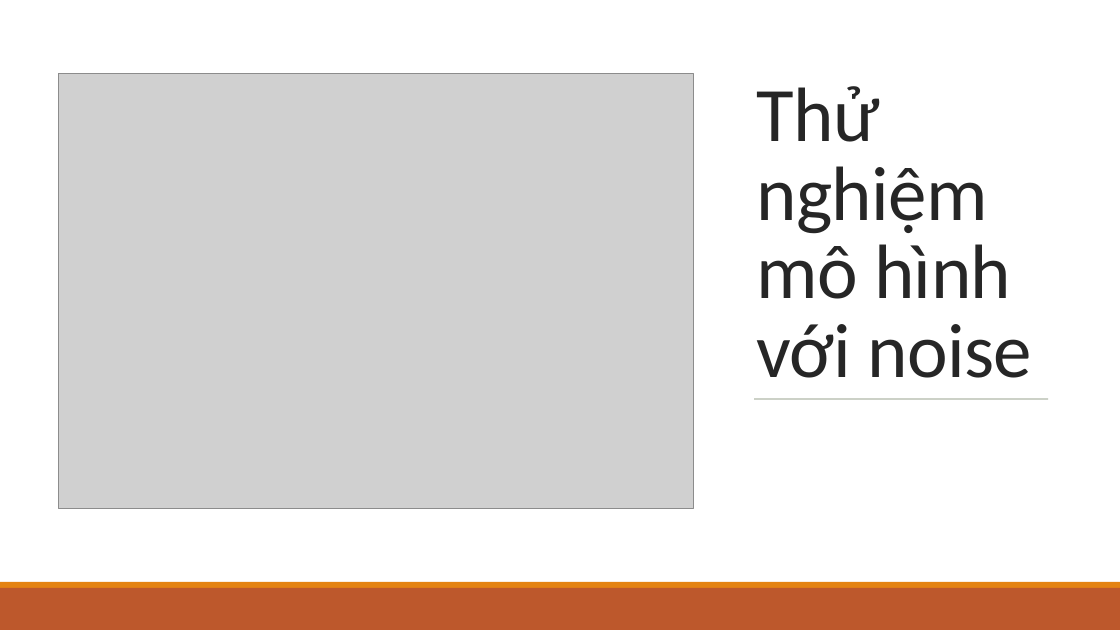
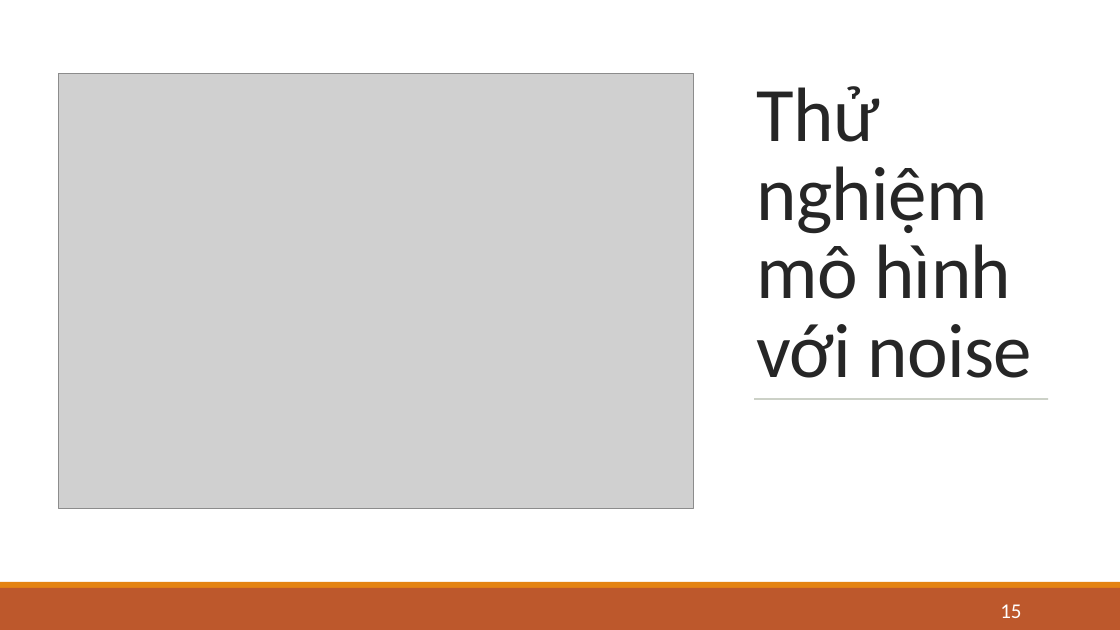
Before and after one commit to hoangphuc1998/DataScienceFinalProject, a slide deck: slide 15 of DataScience.pptx (slide 13 before the commit). Drawn at 1120x630 pixels with LibreOffice and Linux fonts; fonts in the diff are those of the drawing; grey boxes stand for pictures. Boxes give left, top, right and bottom in pixels: in the first picture for what was removed or moved away, otherwise in the second. Text is boxed around its words. In the diff, an @@ line names an element or a change of style, - is before the commit and + after.

```diff
--- a/DataScience.pptx
+++ b/DataScience.pptx
@@ page number added at (1000,604,1021,618), 18 pt, text #FFFFFF @@
+15
```
Also in this commit, not shown: 14 other slides changed, 2 slides added.
